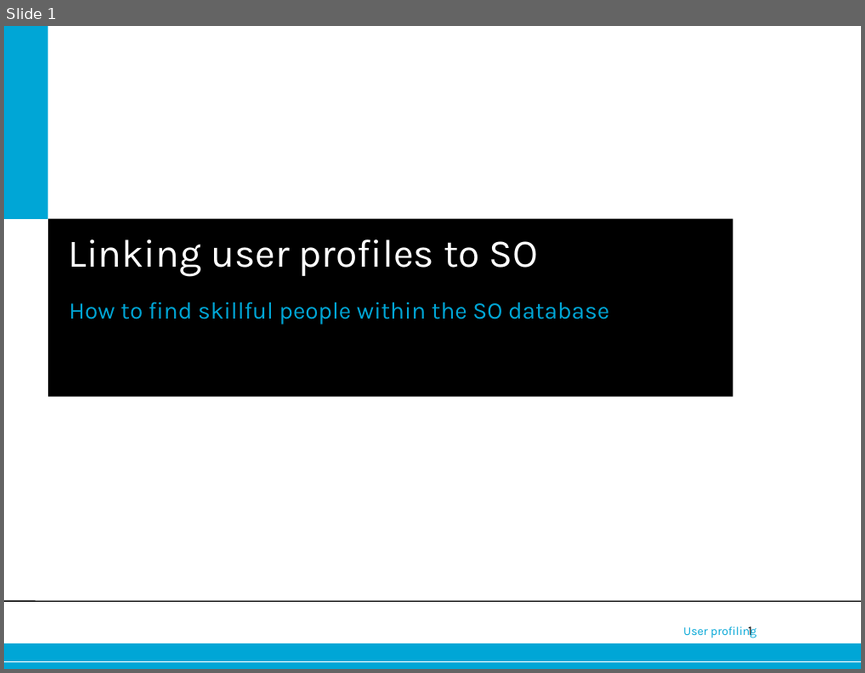
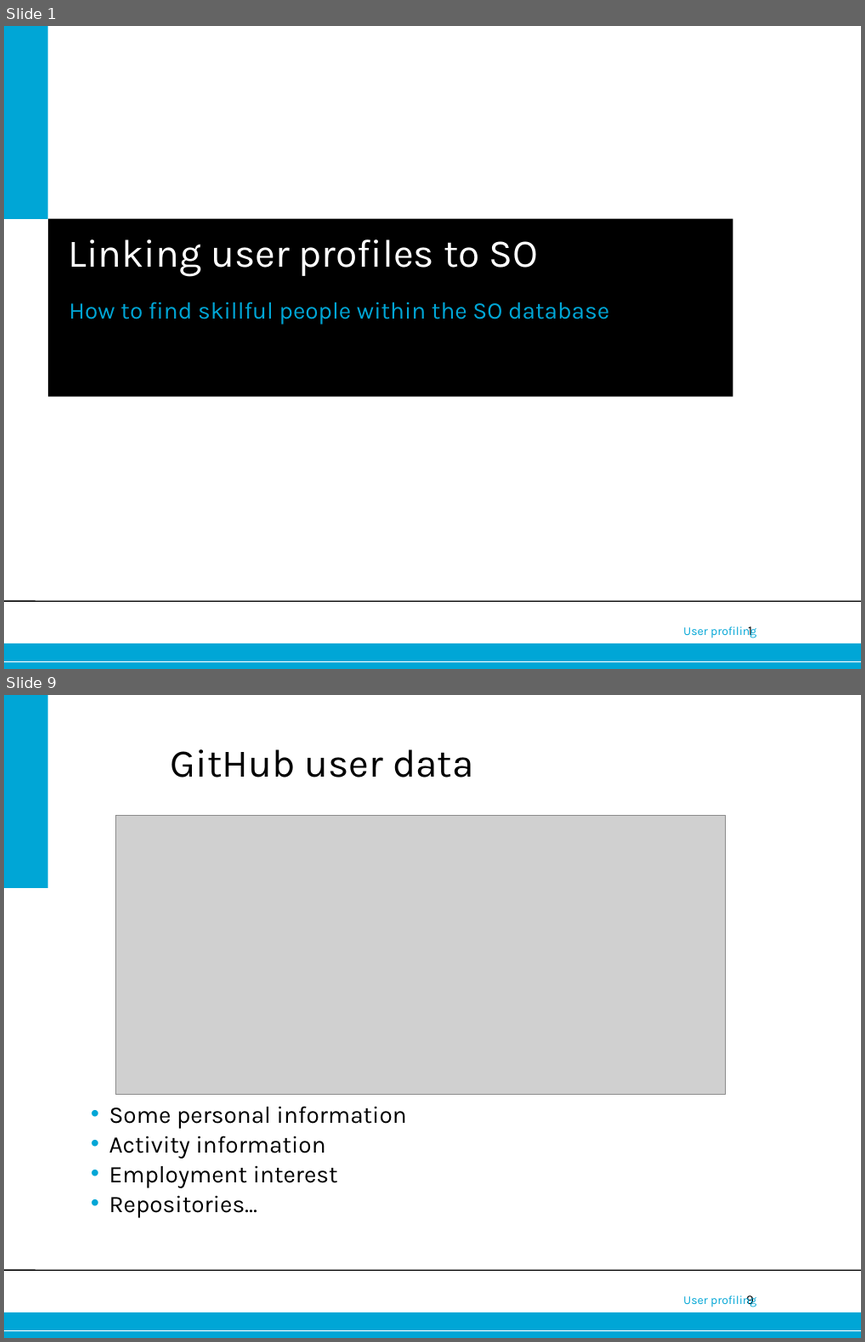
Before and after one commit to joostverdoorn/IN4334, a slide deck: assignment3/msr_pres2.odp. Shown one above the other, each under a label of ours: slide 1 before the commit, slides 1 and 9 after it; the slides between them are not shown. The pictures are 865x673 and 865x1342 pixels, drawn with LibreOffice and Linux fonts; fonts in the diff are those of the drawing; grey boxes stand for pictures; background and template pictures are left out. Boxes give left, top, right and bottom in pixels: in the first picture for what was removed or moved away, otherwise in the second. Text is boxed around its words. In the diff, an @@ line names an element or a change of style, - is before the commit and + after.

```diff
--- a/assignment3/msr_pres2.odp
+++ b/assignment3/msr_pres2.odp
@@ slide 9 added at (4,695,861,1338), background #FFFFFF; not listed: 5 template elements that a slide beside it also shows @@
@@ rectangle added at (4,695,47,888), fill #00A6D6 @@
@@ title added at (171,749,473,777), 33 pt, text #000000 @@
+GitHub user data
@@ picture added at (115,815,726,1095) @@
@@ text added at (109,1106,407,1218), 20 pt, text #000000 @@
+• Some personal information
+• Activity information
+• Employment interest
+• Repositories...
```
Also in this commit, not shown: 7 slides changed, 1 other slide added.
